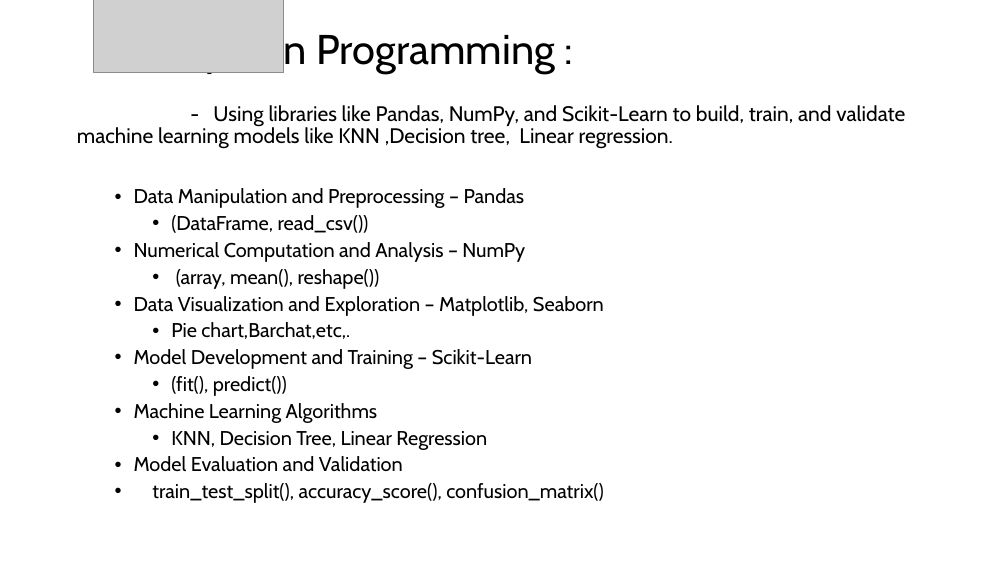
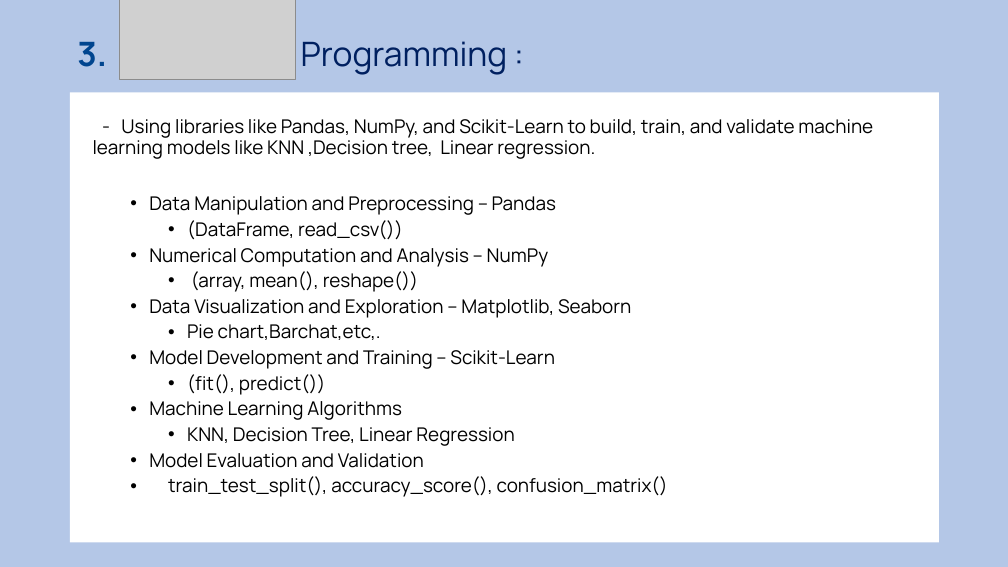
Before and after one commit to mathavan55/Early-Warning-System-for-Academic-Depression, a slide deck: slide 4 of Early Warning System for Academic Depression.pptx. Drawn at 1008x567 pixels with LibreOffice and Linux fonts; fonts in the diff are those of the drawing; grey boxes stand for pictures. Boxes give left, top, right and bottom in pixels: in the first picture for what was removed or moved away, otherwise in the second. Text is boxed around its words. In the diff, an @@ line names an element or a change of style, - is before the commit and + after.

```diff
--- a/Early Warning System for Academic Depression.pptx
+++ b/Early Warning System for Academic Depression.pptx
@@ background #FFFFFF to #B4C7E7 @@
@@ picture: place and size @@
-picture at <box>94,0,284,73</box>
+picture at <box>119,0,296,79</box>
@@ text at <box>77,41,508,75</box>: text changed; size 39.6 to 32 pt; font Cabin to Manrope; text colour #000000 to #002060 @@
-Python Programming :
+3. Python Programming :
@@ text "- Using libraries like Pandas, ...": place and size @@
-text "- Using libraries like Pandas, ..." at <box>77,105,905,503</box>
+text "- Using libraries like Pandas, ..." at <box>70,92,938,542</box>
@@ text "- Using libraries like Pandas, ..." at <box>70,92,938,542</box>: size 20 to 18 pt in "- Using libraries like Pandas, NumPy, and ..."; font Cabin to Manrope; size 19 to 18 pt in "Data Manipulation and Preprocessing – Pandas", "(DataFrame, read_csv())", "Numerical Computation and Analysis – NumPy", "(array, mean(), reshape())" and 8 more places; fill none to #FFFFFF @@
```
Also in this commit, not shown: 9 other slides changed, 6 slides added, 4 slides removed.
